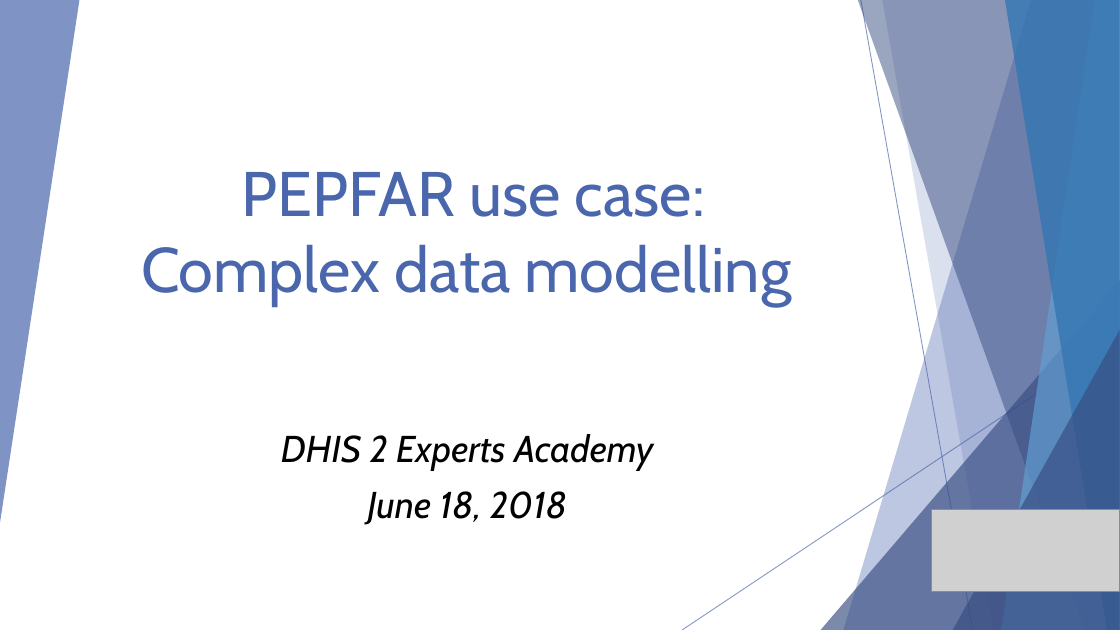
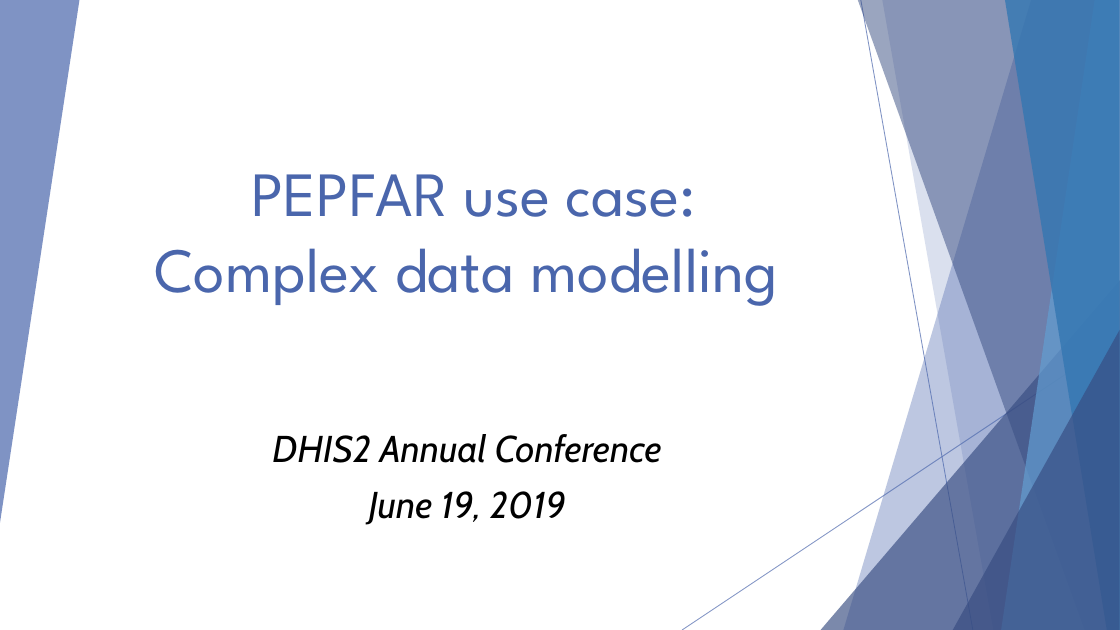
Before and after one commit to hispus/presentations, a slide deck: slide 1 of Complex_Data_Modelling/Complex_Data_Modelling.pptx. Drawn at 1120x630 pixels with LibreOffice and Linux fonts; fonts in the diff are those of the drawing; grey boxes stand for pictures; background and template pictures are left out. Boxes give left, top, right and bottom in pixels: in the first picture for what was removed or moved away, otherwise in the second. Text is boxed around its words. In the diff, an @@ line names an element or a change of style, - is before the commit and + after.

Commit message:
Updates Complex Data Modelling presentation

```diff
--- a/Complex_Data_Modelling/Complex_Data_Modelling.pptx
+++ b/Complex_Data_Modelling/Complex_Data_Modelling.pptx
@@ title "PEPFAR use case: Complex data ..." at bbox=[154, 174, 777, 306]: font Cabin to League Spartan @@
@@ subtitle at bbox=[272, 434, 662, 524]: text changed @@
-DHIS 2 Experts Academy
-June 18, 2018
+DHIS2 Annual Conference
+June 19, 2019
@@ picture removed at bbox=[931, 510, 1120, 592] @@
```
Also in this commit, not shown: 31 other slides changed, 1 other file.
